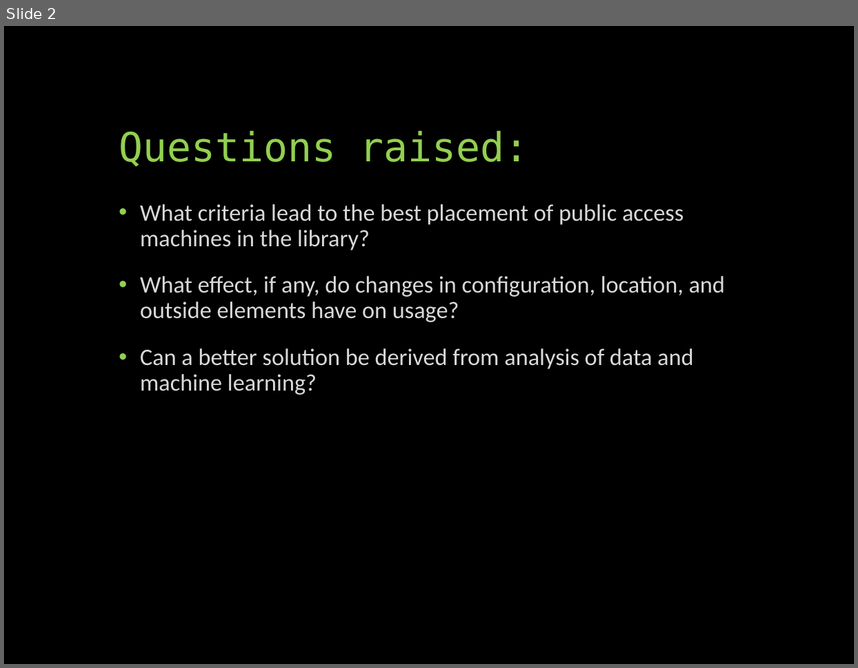
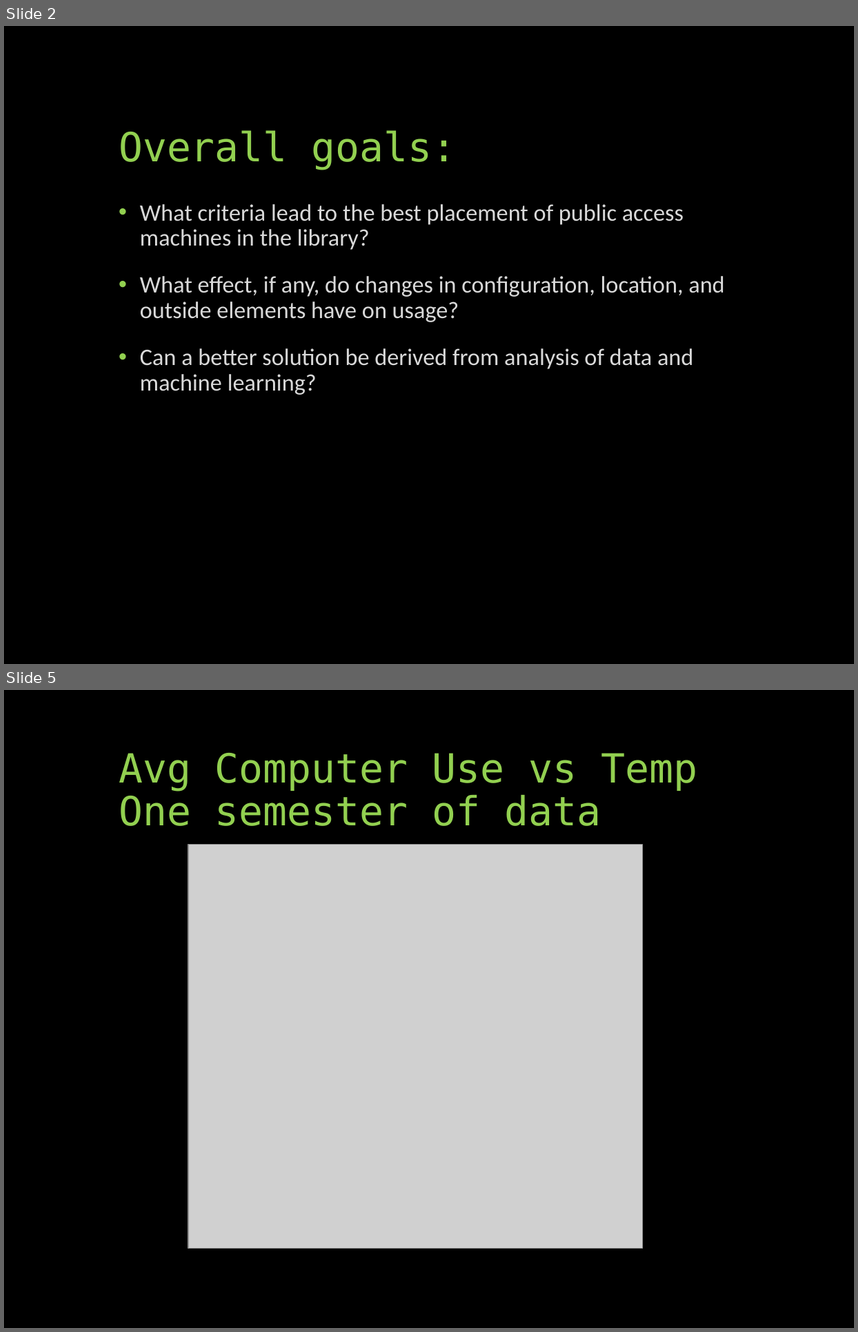
Before and after one commit to UNCG-CSE/Library-Computer-Usage-Analysis, a slide deck: docs/Computers in the Libraries.pptx. Shown one above the other, each under a label of ours: slide 2 before the commit, slides 2 and 5 after it; the slides between them are not shown. The pictures are 858x668 and 858x1332 pixels, drawn with LibreOffice and Linux fonts; fonts in the diff are those of the drawing; grey boxes stand for pictures. Boxes give left, top, right and bottom in pixels: in the first picture for what was removed or moved away, otherwise in the second. Text is boxed around its words. In the diff, an @@ line names an element or a change of style, - is before the commit and + after.

```diff
--- a/docs/Computers in the Libraries.pptx
+++ b/docs/Computers in the Libraries.pptx
@@ slide 5 added at (4,690,854,1328), background #000000 @@
@@ text added at (119,753,697,826), 34 pt, text #92D050 @@
+Avg Computer Use vs Temp
+One semester of data
@@ picture added at (188,845,642,1248) @@
@@ slide 2 changed as well @@
@@ text at (119,130,457,170): text changed @@
-Questions raised:
+Overall goals:
```
Also in this commit, not shown: 1 other slide changed, 8 other slides added, 7 slides removed, 1 other file.
